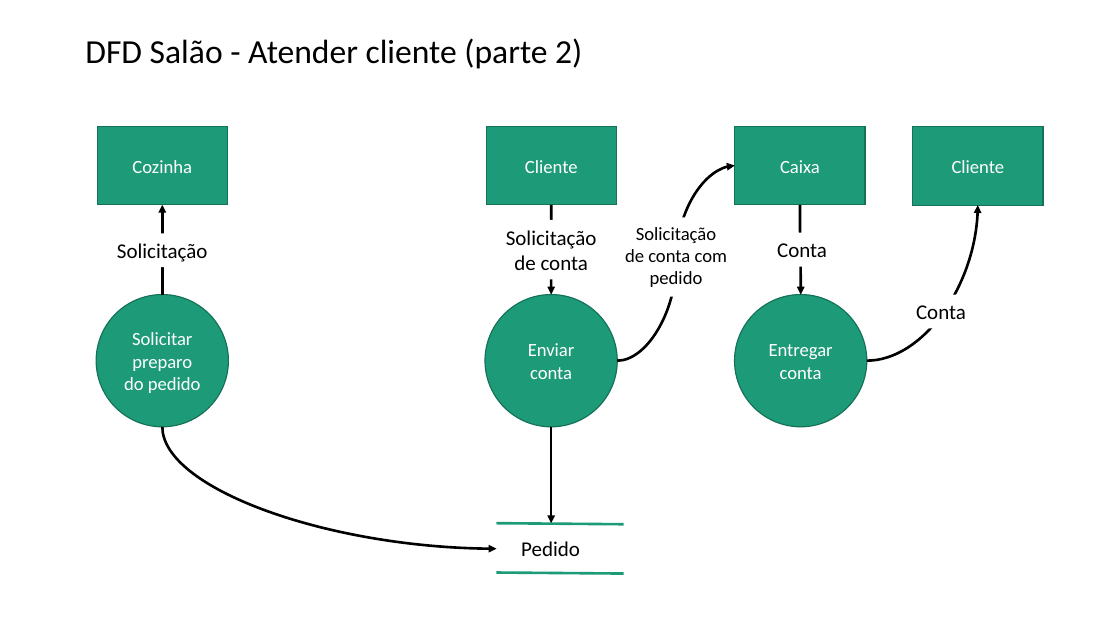
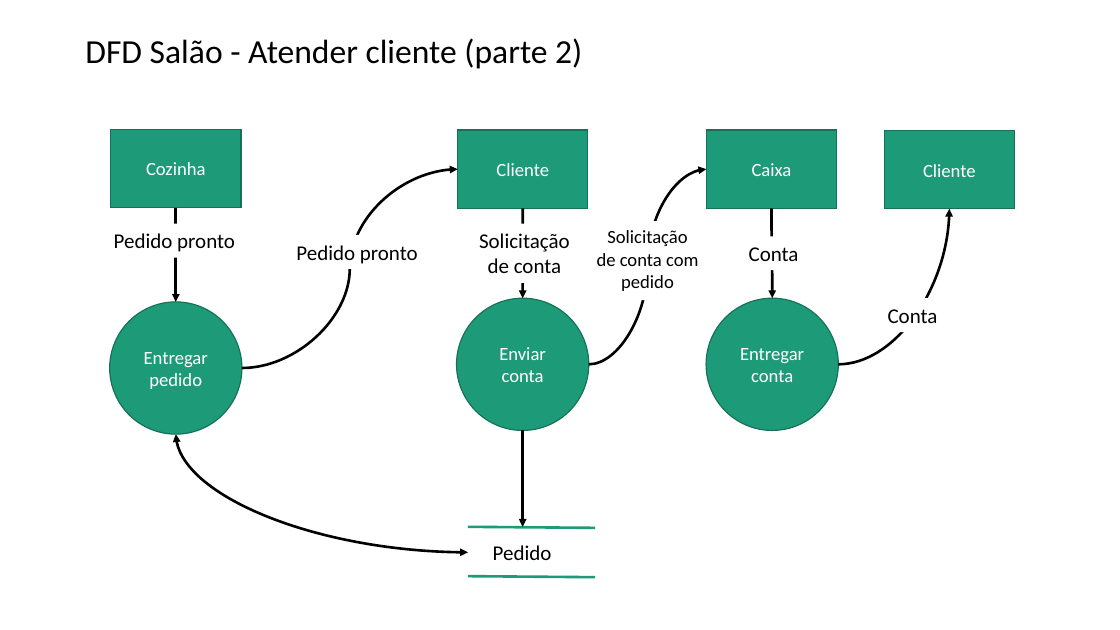
Before and after one commit to faconta/OPE, a slide deck: slide 2 of Artefatos/16. Diagramas de Fluxo de Dados.pptx. Drawn at 1120x630 pixels with LibreOffice and Linux fonts; fonts in the diff are those of the drawing. Boxes give left, top, right and bottom in pixels: in the first picture for what was removed or moved away, otherwise in the second. Text is boxed around its words. In the diff, an @@ line names an element or a change of style, - is before the commit and + after.

```diff
--- a/Artefatos/16. Diagramas de Fluxo de Dados.pptx
+++ b/Artefatos/16. Diagramas de Fluxo de Dados.pptx
@@ rectangle "Cozinha": place and size @@
-rectangle "Cozinha" at <box>97,126,228,204</box>
+rectangle "Cozinha" at <box>111,129,241,208</box>
@@ 1 text, 1 ellipse, 1 rectangle: place and size @@
-1 text, 1 ellipse, 1 rectangle at <box>506,127,1043,427</box>
+1 text, 1 ellipse, 1 rectangle at <box>479,130,1015,430</box>
@@ curved arrow added from (242, 368) to (458, 169), #000000 2.25 pt @@
@@ arrow moved from (162, 295) - (162, 205) to (176, 208) - (176, 302) @@
@@ 4 texts, 3 curved arrows, 2 rectangles, 2 lines, 2 arrows, 1 ellipse: place and size @@
-4 texts, 3 curved arrows, 2 rectangles, 2 lines, 2 arrows, 1 ellipse at <box>485,126,978,574</box>
+4 texts, 3 curved arrows, 2 rectangles, 2 lines, 2 arrows, 1 ellipse at <box>457,130,949,577</box>
@@ text added at <box>114,233,235,252</box>, 18 pt, text #000000 @@
+Pedido pronto
@@ text removed at <box>117,243,208,262</box> @@
-Solicitação
@@ text added at <box>296,245,418,264</box>, 18 pt, text #000000 @@
+Pedido pronto
@@ ellipse "Entregar pedido": place and size @@
-ellipse "Entregar pedido" at <box>96,295,228,427</box>
+ellipse "Entregar pedido" at <box>110,302,242,434</box>
@@ text in ellipse at <box>144,352,208,389</box>: text changed @@
-Solicitar preparo do pedido
+Entregar pedido
@@ curved arrow moved from (162, 427) - (497, 549) to (176, 434) - (468, 553) @@
@@ curved arrow (176, 434) - (468, 553): curved arrow to curved double arrow @@
```
Also in this commit, not shown: 5 other slides changed, 1 slide removed, 1 other file.
